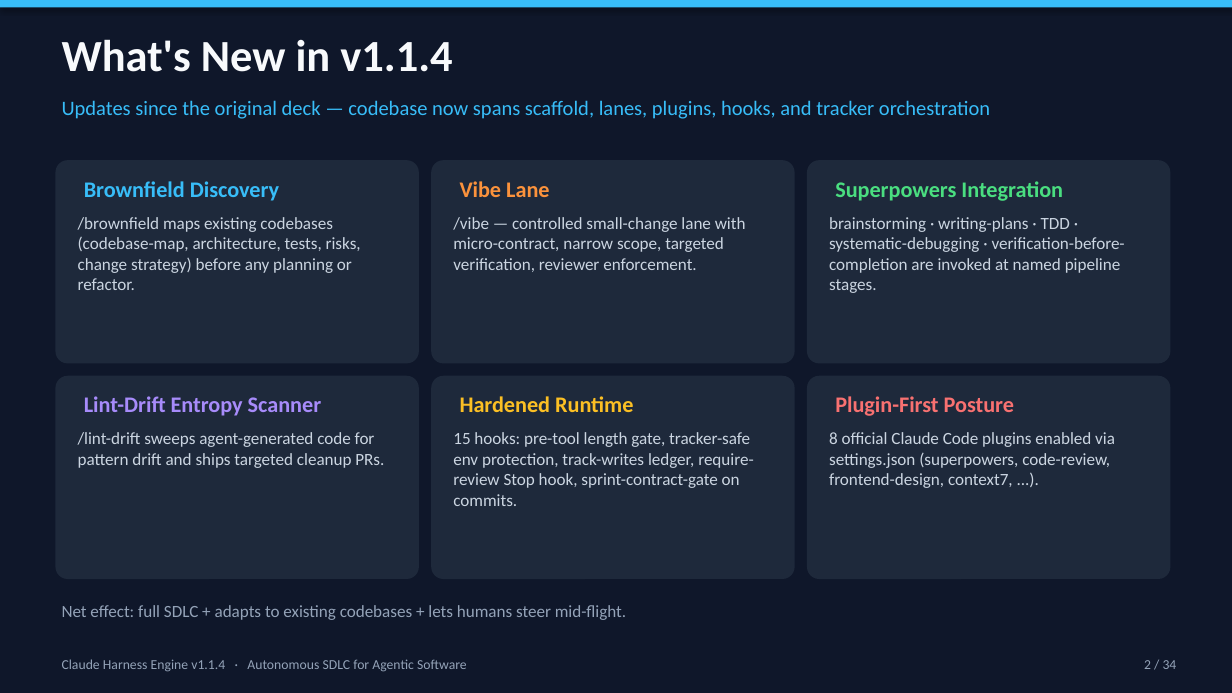
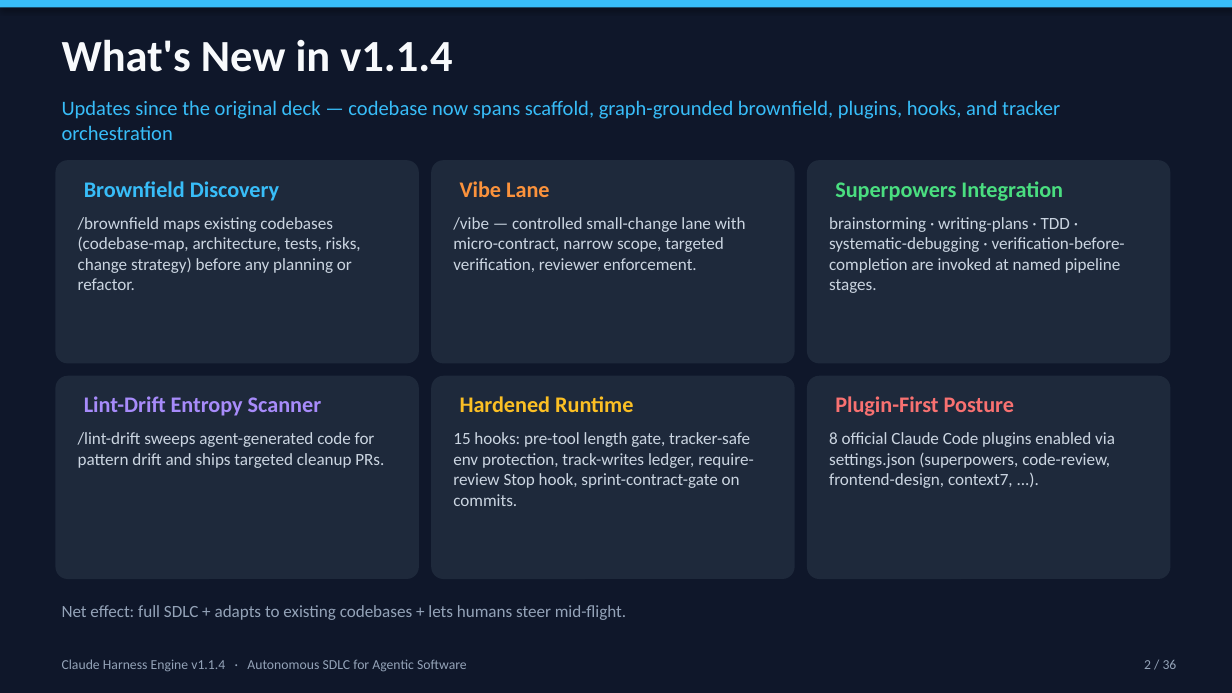
Before and after one commit to cwijayasundara/claude_harness_eng_v6, a slide deck: slide 2 of Claude_Harness_Engine_Design.pptx. Drawn at 1232x693 pixels with LibreOffice and Linux fonts; fonts in the diff are those of the drawing. Boxes give left, top, right and bottom in pixels: in the first picture for what was removed or moved away, otherwise in the second. Text is boxed around its words. In the diff, an @@ line names an element or a change of style, - is before the commit and + after.

Commit message:
feat: add graph-grounded brownfield discovery

```diff
--- a/Claude_Harness_Engine_Design.pptx
+++ b/Claude_Harness_Engine_Design.pptx
@@ text at [62, 100, 1060, 140]: text changed @@
-Updates since the original deck — codebase now spans scaffold, lanes, plugins, hooks, and tracker orchestration
+Updates since the original deck — codebase now spans scaffold, graph-grounded brownfield, plugins, hooks, and tracker orchestration
@@ text at [1144, 660, 1177, 669]: text changed @@
-2 / 34
+2 / 36
```
Also in this commit, not shown: 29 other slides changed, 2 slides added, 11 other files.
